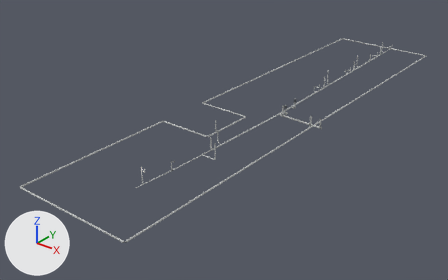
An edit to the glTF model modelo/RED-HID-DES.glb, drawn before and after from the same camera.
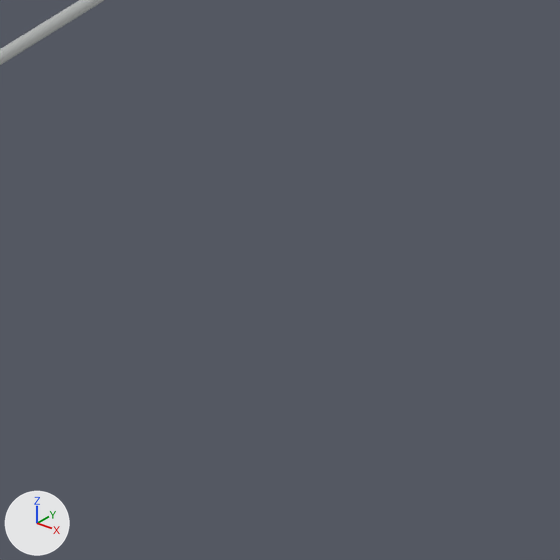
The first picture shows the older version from a 50 mm lens placed at (26.6, -16.2, 15.7), pointed at (3.1, 13.2, -2.5). The close-ups show the older and then the newer version on the part from 82% to 94% of the width and 31% to 51% of the height of that picture. Only the edits that show in the close-ups are written down. Arrows for +X, +Y and +Z are at lower left; the lights stay in place. Where no turn or scale is listed for an object, it has been applied to the vertices. Vertices at exactly the same position are counted once.

Names of what the first close-up shows: 'RED-HID-DES|WUE-gris-claro'.
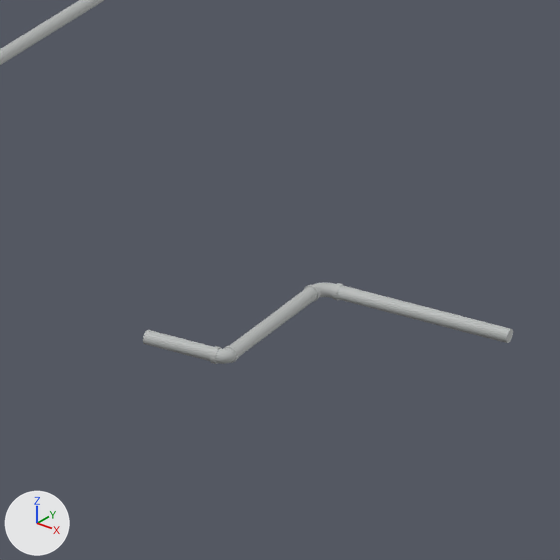
Where the newer file only moved an object's origin or applied its transform, the numbers keep the older frame.

Where the change shows, as pixel boxes [x1, y1, x2, y2] in the close-ups (560 x 560 px):
```json
{"object": "RED-HID-DES|WUE-gris-claro", "change": "reshaped", "before": [0, 0, 104, 65], "after": [0, 0, 513, 364]}
{"part": 1, "of": "me_red_hid_des_wue_gris_claro", "change": "added", "after": [143, 283, 513, 364]}
```

Edits to the scene script, one JSON object a line:
```json
{"block": "me_red_hid_des_wue_gris_claro", "where": "# used by ob_red_hid_des_wue_gris_claro; location = (4.417, 17.529, -0.208)"}
{"op": "remove", "block": "me_red_hid_des_wue_gris_claro", "code": "me_red_hid_des_wue_gris_claro.from_pydata(...)  # 145527 vertices, 305268 faces; spans x -4.7..4.7, y -17.8..17.8, z -1.1..1.1"}
{"op": "add", "block": "me_red_hid_des_wue_gris_claro", "code": "me_red_hid_des_wue_gris_claro.from_pydata(...)  # 142640 vertices, 297647 faces; spans x -4.7..9.5, y -17.8..17.8, z -1.1..1.1"}
{"block": "me_red_hid_des_wue_gris_claro", "change": "me_red_hid_des_wue_gris_claro part 1: a new loose piece of 452 vertices spanning x 7.8..9.5, y -0.2..1.2, z 0.2..0.3, in mat_wue_gris_claro (grey #b8bbba)"}
{"block": "me_red_hid_des_wue_gris_claro", "change": "other edits to the shape of me_red_hid_des_wue_gris_claro do not show in these pictures"}
```
